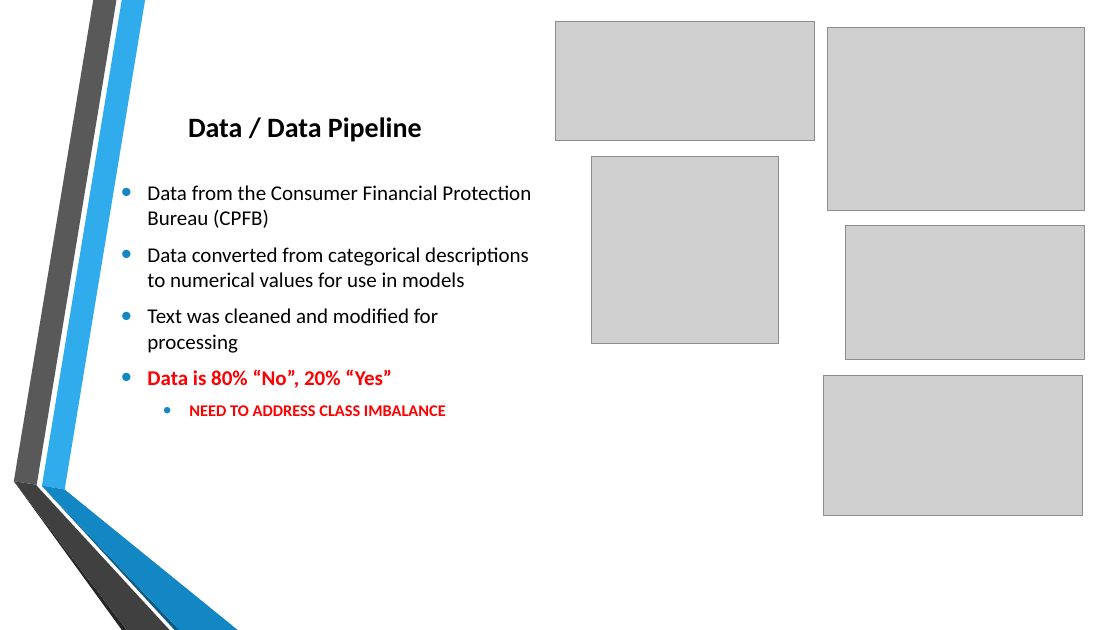
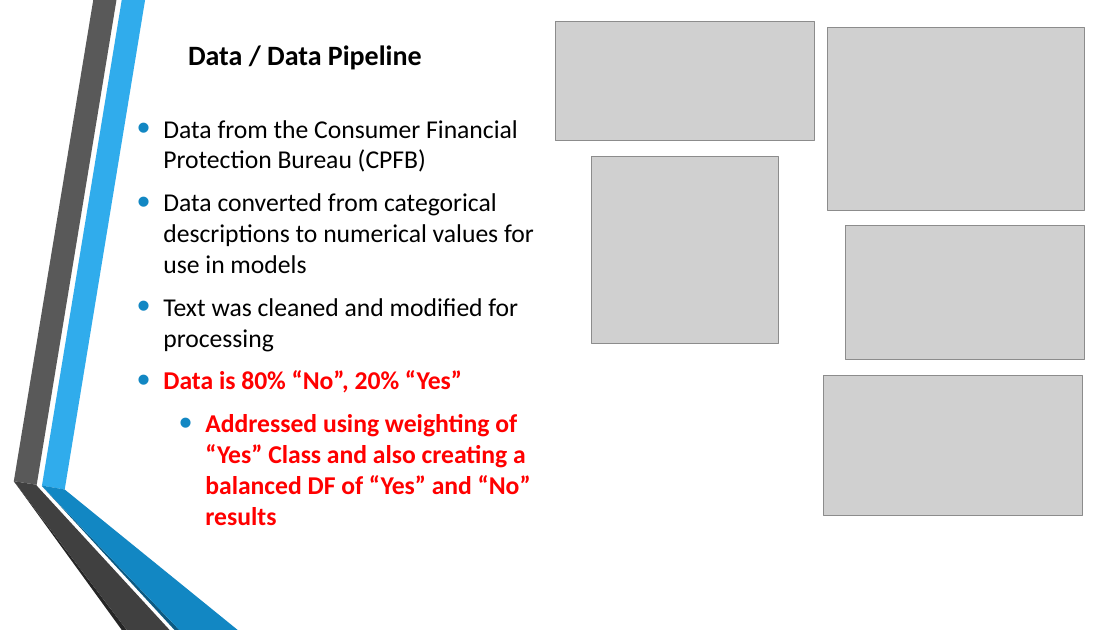
Before and after one commit to ChrisMichael11/Consumer_Complaint_Project, a slide deck: slide 5 of ppt/Consumer_Complaints.pptx. Drawn at 1120x630 pixels with LibreOffice and Linux fonts; fonts in the diff are those of the drawing; grey boxes stand for pictures; background and template pictures are left out. Boxes give left, top, right and bottom in pixels: in the first picture for what was removed or moved away, otherwise in the second. Text is boxed around its words. In the diff, an @@ line names an element or a change of style, - is before the commit and + after.

```diff
--- a/ppt/Consumer_Complaints.pptx
+++ b/ppt/Consumer_Complaints.pptx
@@ title "Data / Data Pipeline": place and size @@
-title "Data / Data Pipeline" at (188,117,422,142)
+title "Data / Data Pipeline" at (188,45,422,70)
@@ text "Data from the Consumer Financial ...": place and size @@
-text "Data from the Consumer Financial ..." at (147,185,531,416)
+text "Data from the Consumer Financial ..." at (163,120,534,525)
@@ text at (163,120,534,393): size 18 to 22 pt in "Data from the Consumer Financial Protection Bureau ...", "Data converted from categorical descriptions to numerical ...", "Text was cleaned and modified for processing", "Data is 80% “No”, 20% “Yes”" @@
@@ text at (205,414,531,525): text changed; size 14 to 22 pt @@
-  • NEED TO ADDRESS CLASS IMBALANCE
+  • Addressed using weighting of “Yes” Class and also creating a balanced DF of “Yes” and “No” results
```
Also in this commit, not shown: 3 other slides changed.
